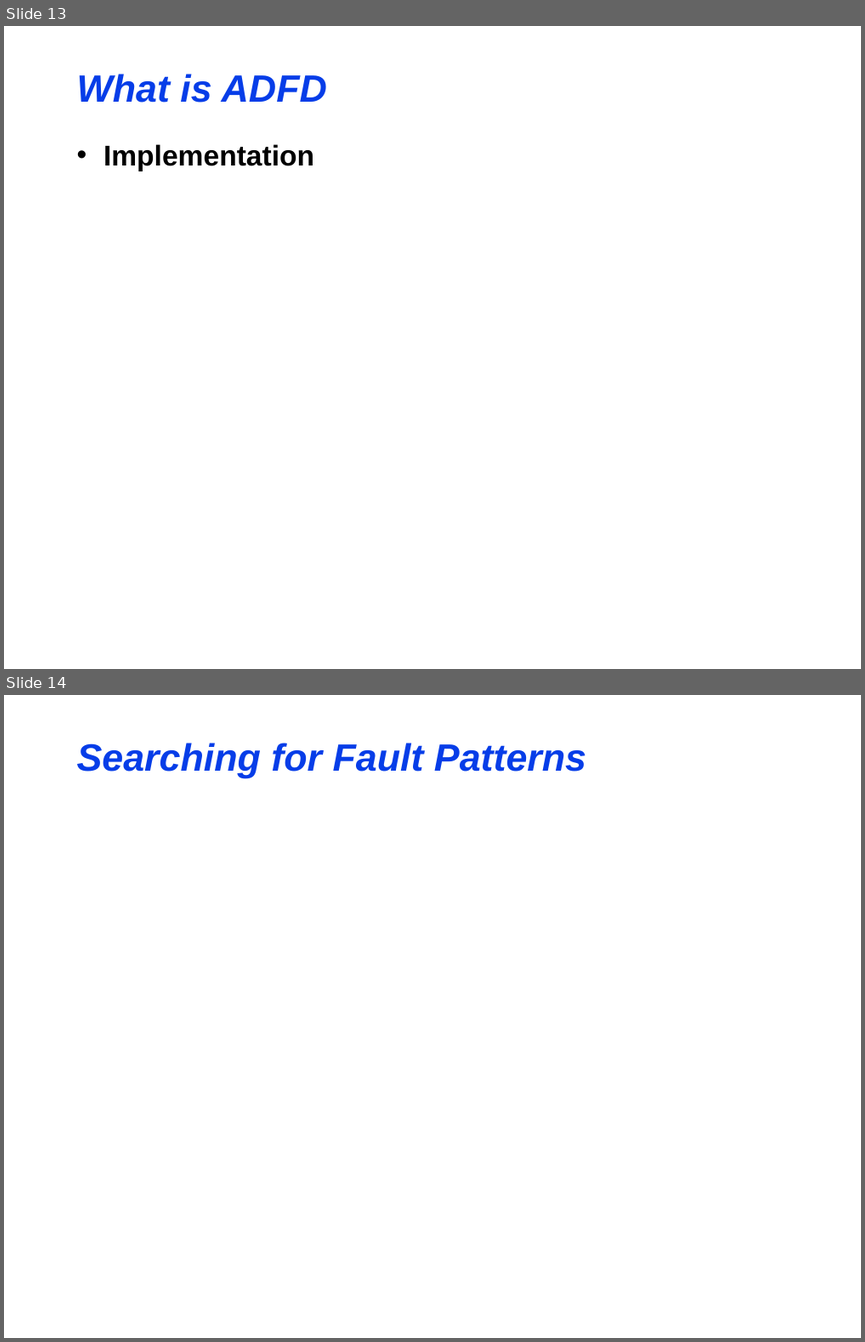
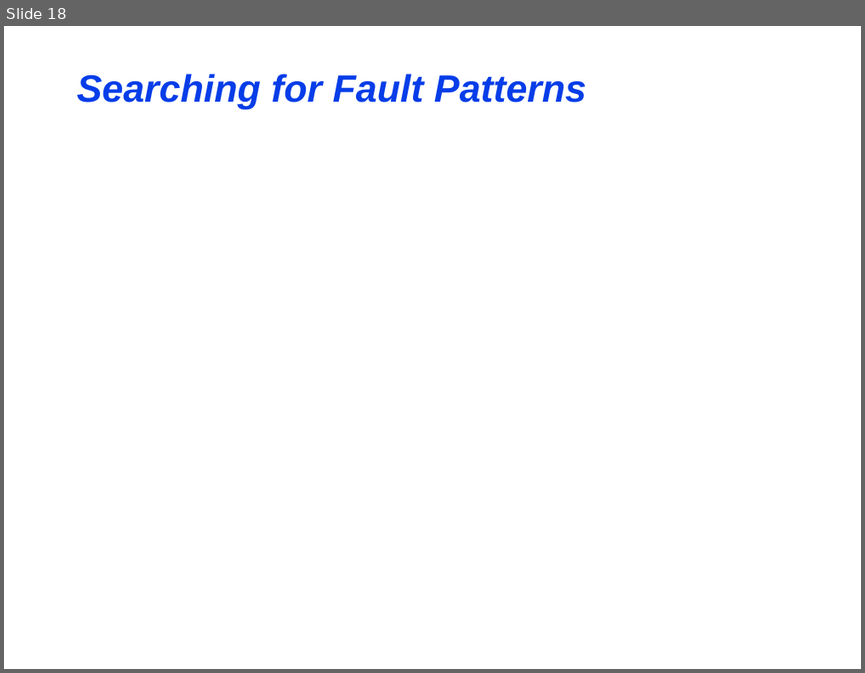
Before and after one commit to maochy/yeti-test, a slide deck: ThesisSeminar/ThesisSeminar.ppt. Shown one above the other, each under a label of ours: slides 13 and 14 before the commit, slide 18 after it. The pictures are 865x1342 and 865x673 pixels, drawn with LibreOffice and Linux fonts; fonts in the diff are those of the drawing. Boxes give left, top, right and bottom in pixels: in the first picture for what was removed or moved away, otherwise in the second. Text is boxed around its words. In the diff, an @@ line names an element or a change of style, - is before the commit and + after.

```diff
--- a/ThesisSeminar/ThesisSeminar.ppt
+++ b/ThesisSeminar/ThesisSeminar.ppt
@@ slide 13 removed at <box>4,26,861,669</box>, background #FFFFFF @@
@@ title removed at <box>77,74,327,102</box> @@
-What is ADFD
@@ text removed at <box>103,144,314,171</box> @@
-• Implementation
@@ what was slide 14 is now slide 18 @@
```
Also in this commit, not shown: 1 slide changed, 4 slides added, 1 other slide removed.
